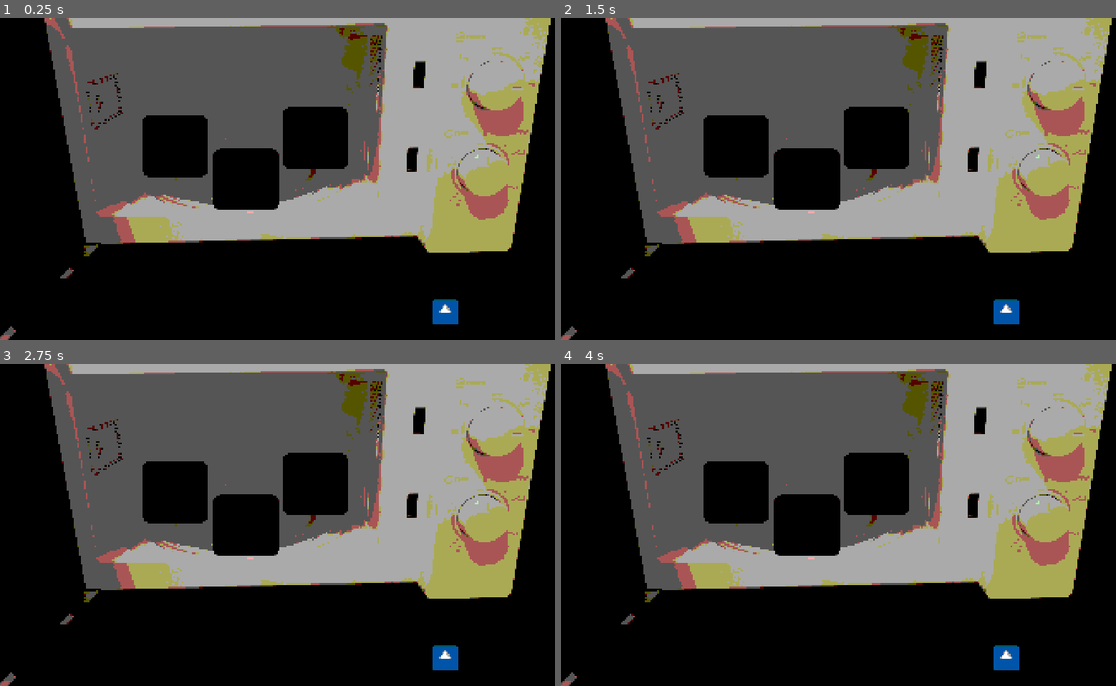
Above: before the commit, frames 1-4 (two rows, left to right).
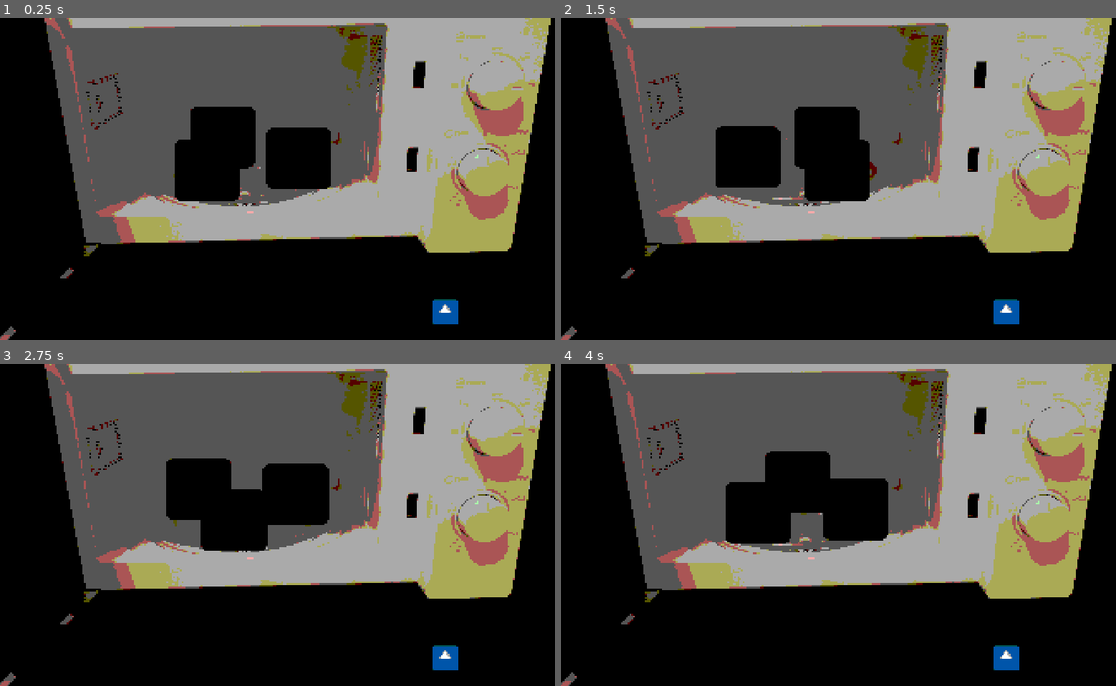
Above: after the commit, the same moments.

Repository: AnJ95/gmtk-2026
Game: Godot game, scene res://main/Main.tscn
The game is run twice, just before and just after one commit, with the same random seed, the same clock (stepped at 60 frames per second) and the same inputs. The engine's default icon, where the game draws it, is replaced by a stand-in: a white triangle on a blue panel in a dark square.
Inputs (mouse positions are in pixels of both pictures, inside the frame that each line leads up to):
- Up to frame 1 (0.25 s): no input
- Up to frame 2 (1.5 s): move the mouse to (971, 162) at 0.52 s; click (971, 162) at 0.67 s; drag from (733, 195) to (877, 137) at 1.27 s
- Up to frame 3 (2.75 s): move the mouse to (344, 454) at 2.02 s; click (344, 454) at 2.17 s
- Up to frame 4 (4 s): drag from (816, 589) to (877, 483) at 2.77 s; move the mouse to (1021, 573) at 3.52 s; click (1021, 573) at 3.67 s

The runs differ from the first frame. In frame 1, 6.1% of the frame differs, in the area x 25-63%, y 27-60%; in frame 2, 5.5%; in frame 3, 3.7%; in frame 4, 6.6%.

Commit message:
Spawn n slots in microwave and rotate

Diff:
--- a/drag-and-drop/Droppable.gd
+++ b/drag-and-drop/Droppable.gd
@@ -8,6 +8,7 @@
 @export var draggable_root: Node2D
 @export var accepted_draggable_identifiers: Array[String] = []
 @export var custom_draggable_rect: Control
+@export var max_draggables: int = INF
 
 var current_draggables: Array[Draggable] = []
 var _enabled := true
@@ -36,7 +37,7 @@
 	return _enabled
 
 func can_accept(draggable: Draggable) -> bool:
-	if accepted_draggable_identifiers.has(draggable.draggable_identifier):
+	if accepted_draggable_identifiers.has(draggable.draggable_identifier) and current_draggables.size() < max_draggables:
 		return not root.has_method("can_accept_draggable") or root.can_accept_draggable(draggable)
 	return false
 
--- a/microwave/microwave.gd
+++ b/microwave/microwave.gd
@@ -1,9 +1,39 @@
 extends Node2D
+
+const Slot = preload("res://microwave/slot/microwave_slot.tscn")
 
 @onready var sprite_door_closed = $AnimationRoot/MicrowaveDoorClosed
 @onready var sprite_door_half = $AnimationRoot/MicrowaveDoorHalf
 @onready var sprite_door_open = $AnimationRoot/MicrowaveDoorOpen
+@onready var inner_root = $AnimationRoot/InnerRoot
 
-func _enter_tree() -> void:
-	for child in $AnimationRoot/InnerRoot.get_children():
-		child.get_node("Droppable").draggable_root = get_parent()
+@export var slot_num := 3
+@export var slot_radius := Vector2(190, 65)
+@export var slot_rotation_speed = TAU / 10.0
+
+var current_runtime = 0
+var is_running = true
+
+func _ready() -> void:
+	spawn_slots()
+
+func spawn_slots() -> void:
+	for child in inner_root.get_children():
+		child.queue_free()
+
+	for i in range(slot_num):
+		var instance := Slot.instantiate() as Node2D
+		instance.position = calc_pos_at(i, 0)
+		instance.get_node("Droppable").draggable_root = get_parent()
+		inner_root.add_child(instance)
+
+
+func calc_pos_at(i: int, time: float):
+	var angle_step := TAU / slot_num
+	return Vector2.from_angle(angle_step * i + time * slot_rotation_speed) * slot_radius
+
+func _process(delta: float) -> void:
+	if is_running:
+		current_runtime += delta
+		for i in inner_root.get_child_count():
+			inner_root.get_child(i).position = calc_pos_at(i, current_runtime)
--- a/microwave/microwave.tscn
+++ b/microwave/microwave.tscn
@@ -2,7 +2,6 @@
 
 [ext_resource type="Script" uid="uid://hka3vmkhg534" path="res://microwave/microwave.gd" id="1_je6bm"]
 [ext_resource type="Texture2D" uid="uid://chdledwhi6ca6" path="res://microwave/assets/microwave_body.png" id="2_041lo"]
-[ext_resource type="PackedScene" uid="uid://y6xoh0o101nd" path="res://microwave/slot/microwave_slot.tscn" id="3_7tji0"]
 [ext_resource type="Texture2D" uid="uid://c63ixegkjtsib" path="res://microwave/assets/microwave_door_closed.png" id="3_phhhb"]
 [ext_resource type="Texture2D" uid="uid://cvu8nfw2wumbp" path="res://microwave/assets/microwave_door_half.png" id="4_7tji0"]
 [ext_resource type="Texture2D" uid="uid://u5svk13mc76l" path="res://microwave/assets/microwave_door_open.png" id="5_phvat"]
@@ -149,15 +148,7 @@
 
 [node name="InnerRoot" type="Node2D" parent="AnimationRoot" unique_id=1084913422]
 y_sort_enabled = true
-
-[node name="MicrowaveSlot" parent="AnimationRoot/InnerRoot" unique_id=1241206432 instance=ExtResource("3_7tji0")]
-position = Vector2(-87, 0)
-
-[node name="MicrowaveSlot2" parent="AnimationRoot/InnerRoot" unique_id=252307663 instance=ExtResource("3_7tji0")]
-position = Vector2(-325, -113)
-
-[node name="MicrowaveSlot3" parent="AnimationRoot/InnerRoot" unique_id=306780765 instance=ExtResource("3_7tji0")]
-position = Vector2(145, -138)
+position = Vector2(-98, -81)
 
 [node name="MicrowaveDoorClosed" type="Sprite2D" parent="AnimationRoot" unique_id=731310117]
 texture = ExtResource("3_phhhb")
--- a/microwave/slot/microwave_slot.tscn
+++ b/microwave/slot/microwave_slot.tscn
@@ -18,6 +18,7 @@
 [node name="Droppable" parent="." unique_id=372901968 node_paths=PackedStringArray("root") instance=ExtResource("3_sj3u3")]
 root = NodePath("..")
 accepted_draggable_identifiers = Array[String](["item"])
+max_draggables = 1
 
 [node name="CollisionShape2D" type="CollisionShape2D" parent="Droppable" unique_id=881158473]
 shape = SubResource("RectangleShape2D_6mv5x")
